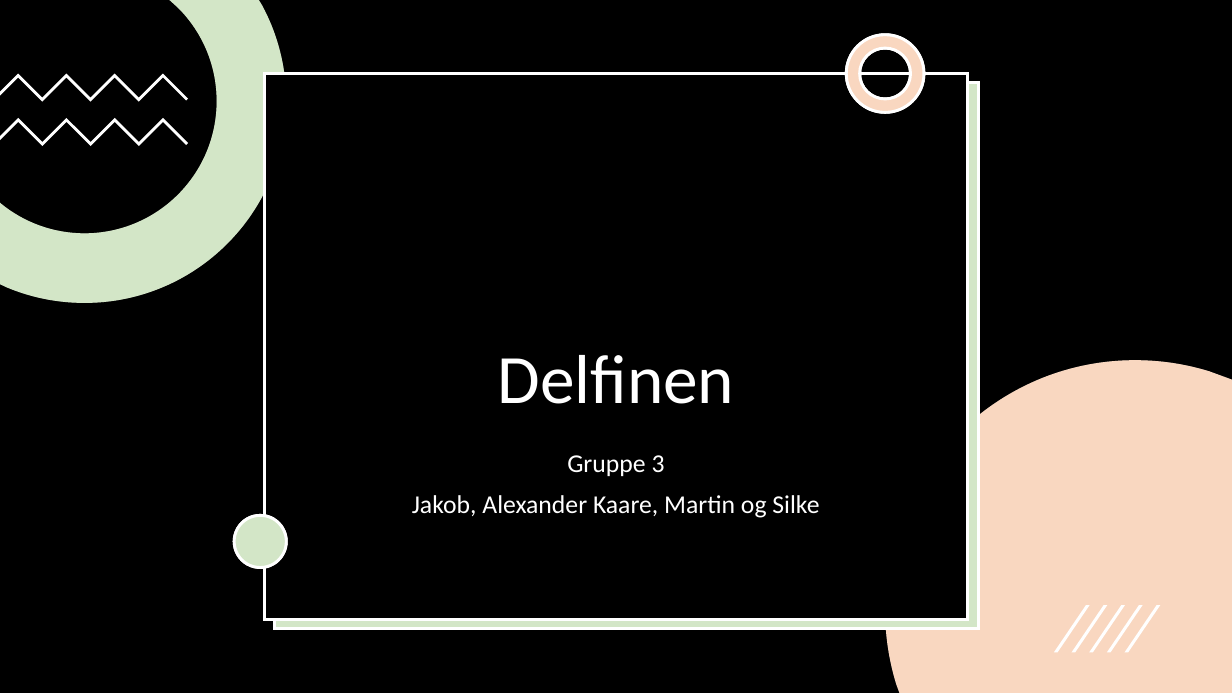
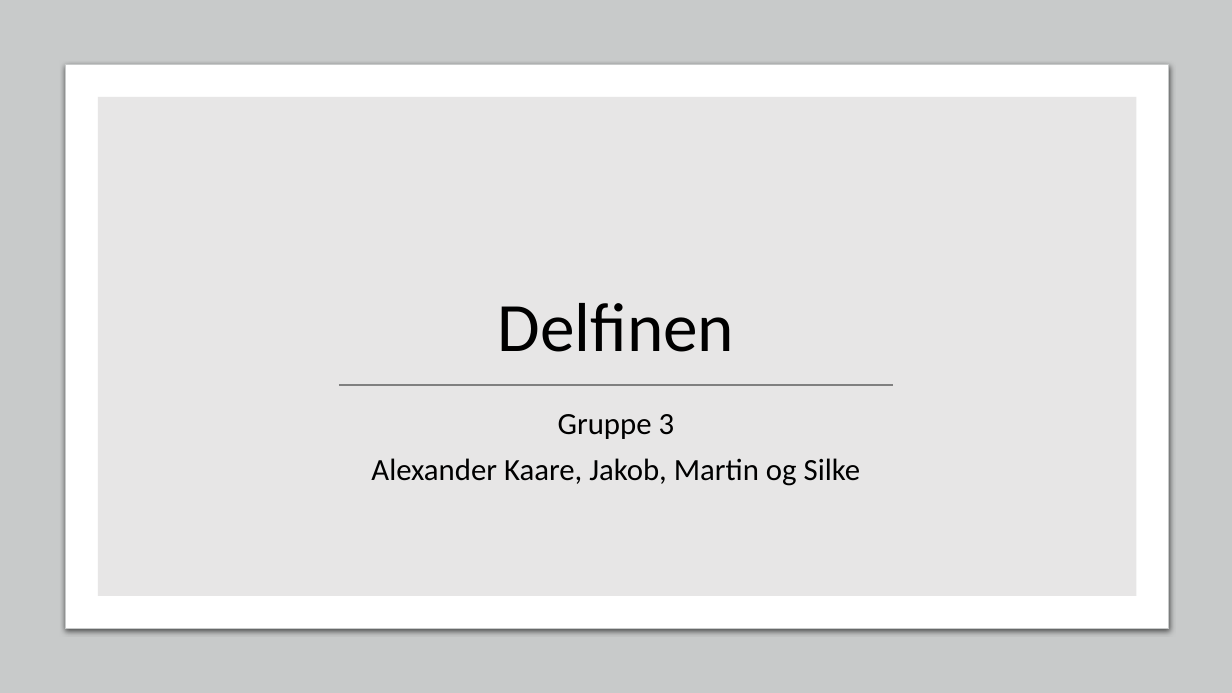
Before and after one commit to jakobmajiddd/Sv-mmeklubben-Delfinen, a slide deck: slide 1 of pppp.pptx. Drawn at 1232x693 pixels with LibreOffice and Linux fonts; fonts in the diff are those of the drawing. Boxes give left, top, right and bottom in pixels: in the first picture for what was removed or moved away, otherwise in the second. Text is boxed around its words. In the diff, an @@ line names an element or a change of style, - is before the commit and + after.

```diff
--- a/pppp.pptx
+++ b/pppp.pptx
@@ rectangle at [0,0,1232,693]: fill #000000 to #C8CACA @@
@@ freeform shape removed at [0,0,287,303] @@
@@ freeform shape removed at [0,0,287,303] @@
@@ freeform shape removed at [847,35,924,113] @@
@@ freeform shape removed at [847,35,924,113] @@
@@ freeform shape removed at [0,74,189,102] @@
@@ rounded rectangle added at [66,65,1169,628], fill #FFFFFF, outline #C8CACA 0.75 pt @@
@@ rectangle removed at [275,83,980,629] @@
@@ rectangle removed at [275,83,980,629] @@
@@ freeform shape removed at [0,118,189,146] @@
@@ rectangle: place and size @@
-rectangle at [264,74,969,620]
+rectangle at [98,97,1137,596]
@@ rectangle at [98,97,1137,596]: fill #000000 to #E7E6E6; outline #FFFFFF 2.25 pt to none @@
@@ title "Delfinen": place and size @@
-title "Delfinen" at [497,355,734,404]
+title "Delfinen" at [497,303,734,352]
@@ title "Delfinen" at [497,303,734,352]: text colour #FFFFFF to #000000 @@
@@ line added from (339, 384) to (894, 384), #808080 1.5 pt @@
@@ freeform shape removed at [885,360,1232,693] @@
@@ freeform shape removed at [885,360,1232,693] @@
@@ subtitle "Gruppe 3": place and size @@
-subtitle "Gruppe 3" at [412,455,819,518]
+subtitle "Gruppe 3" at [371,414,861,486]
@@ subtitle at [558,414,675,439]: size 20 to 24 pt, text colour #FFFFFF to #000000 in "Gruppe 3" @@
@@ subtitle at [371,458,861,486]: text changed; size 20 to 24 pt; text colour #FFFFFF to #000000 @@
-Jakob, Alexander Kaare, Martin og Silke
+Alexander Kaare, Jakob, Martin og Silke
@@ ellipse removed at [234,516,286,567] @@
@@ ellipse removed at [234,516,286,567] @@
@@ group removed at [1054,605,1161,653]: 5 freeform shapes @@
```
Also in this commit, not shown: 4 other slides changed, 3 slides added, 3 slides removed.
